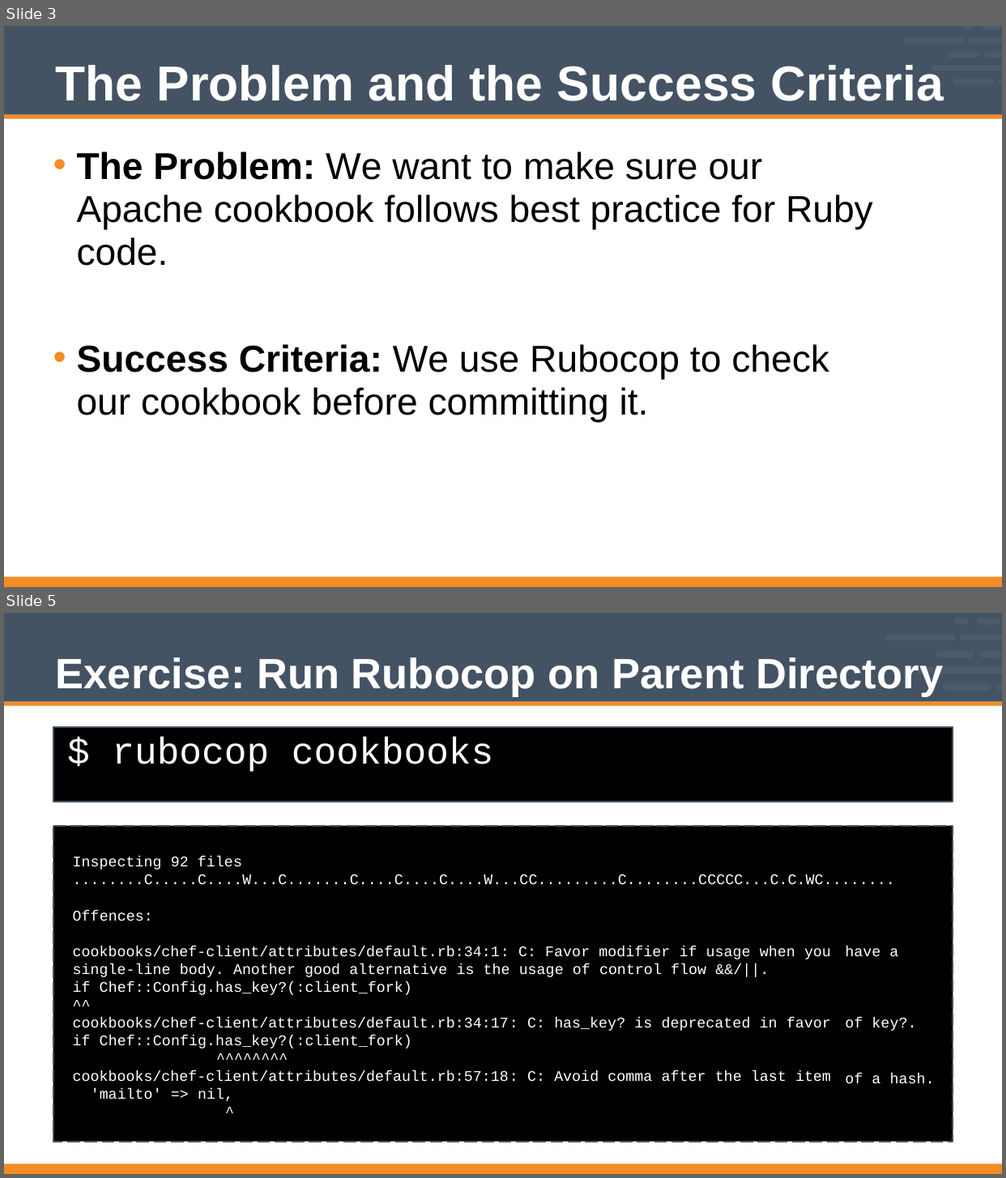
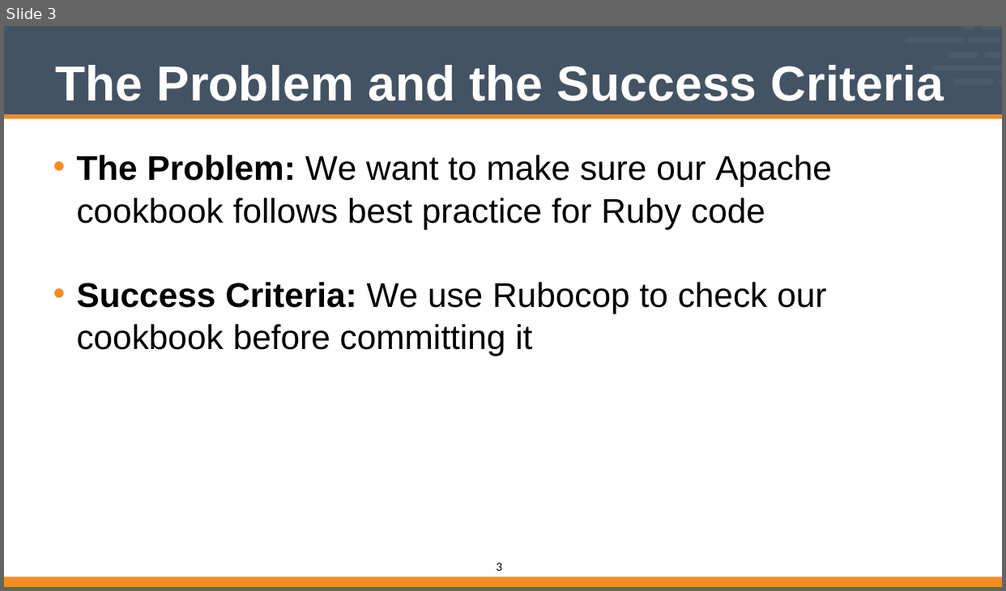
Before and after one commit to vinyar/chef-intermediate, a slide deck: Modules/11-Chef_Intermediate.pptx. Shown one above the other, each under a label of ours: slides 3 and 5 before the commit, slide 3 after it; the slides between them are not shown. The pictures are 1006x1178 and 1006x591 pixels, drawn with LibreOffice and Linux fonts; fonts in the diff are those of the drawing. Boxes give left, top, right and bottom in pixels: in the first picture for what was removed or moved away, otherwise in the second. Text is boxed around its words. In the diff, an @@ line names an element or a change of style, - is before the commit and + after.

```diff
--- a/Modules/11-Chef_Intermediate.pptx
+++ b/Modules/11-Chef_Intermediate.pptx
@@ slide 5 removed at <box>4,613,1002,1174</box>, background #FFFFFF; not listed: 1 template element that a slide beside it also shows @@
@@ freeform shape removed at <box>884,634,955,641</box> @@
@@ freeform shape removed at <box>953,618,968,625</box> @@
@@ freeform shape removed at <box>960,634,1002,641</box> @@
@@ freeform shape removed at <box>978,618,1000,625</box> @@
@@ title removed at <box>56,658,943,697</box> @@
-Exercise: Run Rubocop on Parent Directory
@@ freeform shape removed at <box>936,651,974,658</box> @@
@@ freeform shape removed at <box>980,651,1001,658</box> @@
@@ freeform shape removed at <box>917,667,1002,675</box> @@
@@ freeform shape removed at <box>943,683,991,691</box> @@
@@ freeform shape removed at <box>996,683,1001,691</box> @@
@@ freeform shape removed at <box>4,701,1002,705</box> @@
@@ rectangle removed at <box>53,727,953,802</box> @@
-$ rubocop cookbooks
@@ freeform shape removed at <box>53,826,953,1141</box> @@
@@ freeform shape removed at <box>53,826,953,1141</box> @@
@@ text removed at <box>73,856,895,921</box> @@
-Inspecting 92 files
-........C.....C....W...C.......C....C....C....W...CC.........C........CCCCC...C.C.WC........
-Offences:
@@ text removed at <box>73,946,831,1101</box> @@
-cookbooks/chef-client/attributes/default.rb:34:1: C: Favor modifier if usage when you single-line body. Another good alternative is the usage of control flow &&/||.
-if Chef::Config.has_key?(:client_fork)
-^^
-cookbooks/chef-client/attributes/default.rb:34:17: C: has_key? is deprecated in favor if Chef::Config.has_key?(:client_fork)
-^^^^^^^^
-cookbooks/chef-client/attributes/default.rb:57:18: C: Avoid comma after the last item 'mailto' => nil,
-^
@@ text removed at <box>845,946,898,956</box> @@
-have a
@@ text removed at <box>845,1018,935,1084</box> @@
-of key?.
-of a hash.
@@ freeform shape removed at <box>4,1164,1002,1174</box> @@
@@ slide 3 changed as well @@
@@ text at <box>77,155,832,356</box>: text changed; size 48 to 44 pt @@
-• The Problem: We want to make sure our Apache cookbook follows best practice for Ruby code.
-• Success Criteria: We use Rubocop to check our cookbook before committing it.
+• The Problem: We want to make sure our Apache cookbook follows best practice for Ruby code
+• Success Criteria: We use Rubocop to check our cookbook before committing it
@@ page number added at <box>496,563,502,571</box>, 16 pt, text #000000 @@
+3
```
Also in this commit, not shown: 1 other slide changed, 20 slides added, 9 other slides removed.
